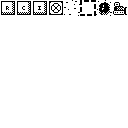
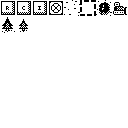
Before/after of a 128x128 layered artwork. What changed in the layer stack:
painted on "Background" over [2, 17, 28, 33]
hid "Layer", painted on it over [2, 17, 28, 33]
